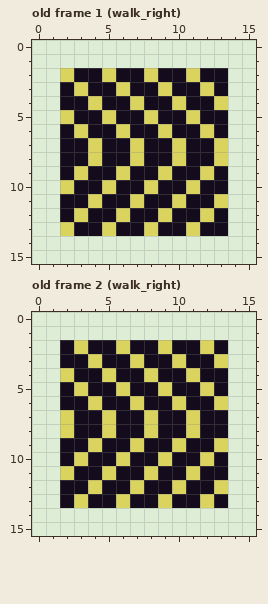
Two states of a pixel-art file, archive/player.ase. Above, as it was before the edit.
16x16 pixels, 4 frames. Shown: old frame 1 (walk_right), old frame 2 (walk_right). The commit also changed other frames, which this record leaves out.
Once edited:
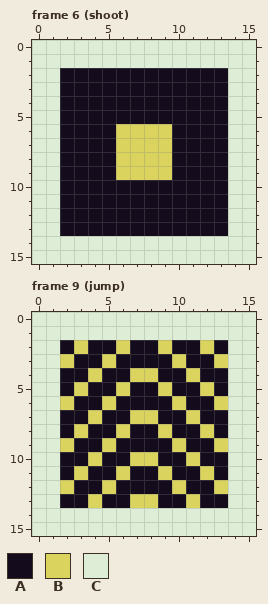
Palette (. is transparent): A #140c1c  B #dad45e  C #deeed6
A new or re-ordered frame is compared with the old frame closest to it.
The exact change:
frames 4 -> 10
--- frame 6 (shoot) is new; against old frame 1 (walk_right)
@@ x 0..15 @@
  1 CCCCCCCCCCCCCCCC
- 2 CCBAABAABAABAACC
- 3 CCABAABAABAABACC
- 4 CCAABAABAABAABCC
- 5 CCBAABAABAABAACC
- 6 CCABAABAABAABACC
- 7 CCAABAABAABAABCC
- 8 CCAABAABAABAABCC
- 9 CCABAABAABAABACC
-10 CCBAABAABAABAACC
-11 CCAABAABAABAABCC
-12 CCABAABAABAABACC
-13 CCBAABAABAABAACC
+ 2 CCAAAAAAAAAAAACC
+ 3 CCAAAAAAAAAAAACC
+ 4 CCAAAAAAAAAAAACC
+ 5 CCAAAAAAAAAAAACC
+ 6 CCAAAABBBBAAAACC
+ 7 CCAAAABBBBAAAACC
+ 8 CCAAAABBBBAAAACC
+ 9 CCAAAABBBBAAAACC
+10 CCAAAAAAAAAAAACC
+11 CCAAAAAAAAAAAACC
+12 CCAAAAAAAAAAAACC
+13 CCAAAAAAAAAAAACC
 14 CCCCCCCCCCCCCCCC
--- frame 9 (jump) is new; against old frame 2 (walk_right)
@@ x 0..15 @@
  2 CCABAABAABAABACC
- 3 CCAABAABAABAABCC
- 4 CCBAABAABAABAACC
+ 3 CCBAABAAAABAABCC
+ 4 CCAABAABBAABAACC
  5 CCABAABAABAABACC
- 6 CCAABAABAABAABCC
- 7 CCBAABAABAABAACC
- 8 CCBAABAABAABAACC
- 9 CCAABAABAABAABCC
-10 CCABAABAABAABACC
-11 CCBAABAABAABAACC
-12 CCAABAABAABAABCC
-13 CCABAABAABAABACC
+ 6 CCBAABAAAABAABCC
+ 7 CCAABAABBAABAACC
+ 8 CCABAABAABAABACC
+ 9 CCBAABAAAABAABCC
+10 CCAABAABBAABAACC
+11 CCABAABAABAABACC
+12 CCBAABAAAABAABCC
+13 CCAABAABBAABAACC
 14 CCCCCCCCCCCCCCCC
